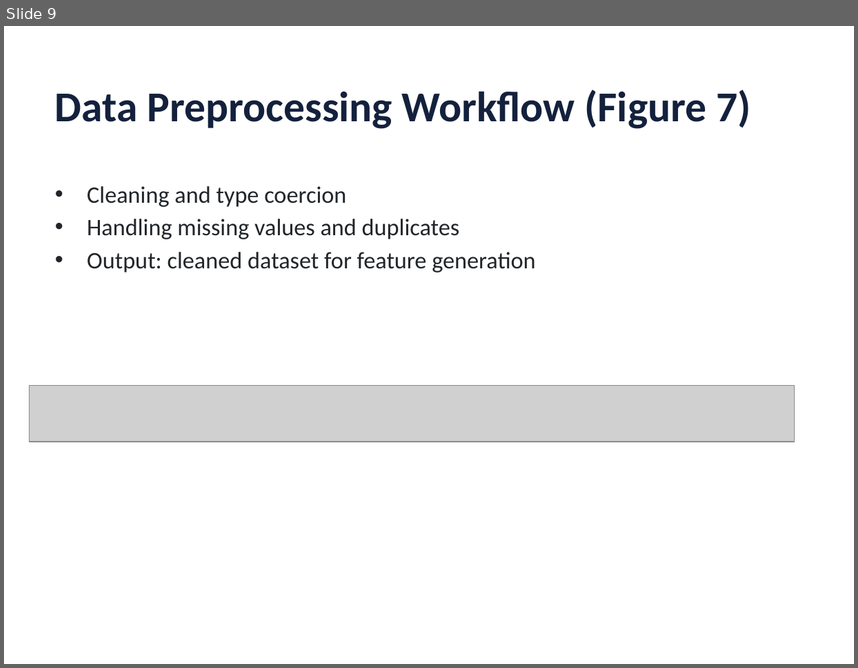
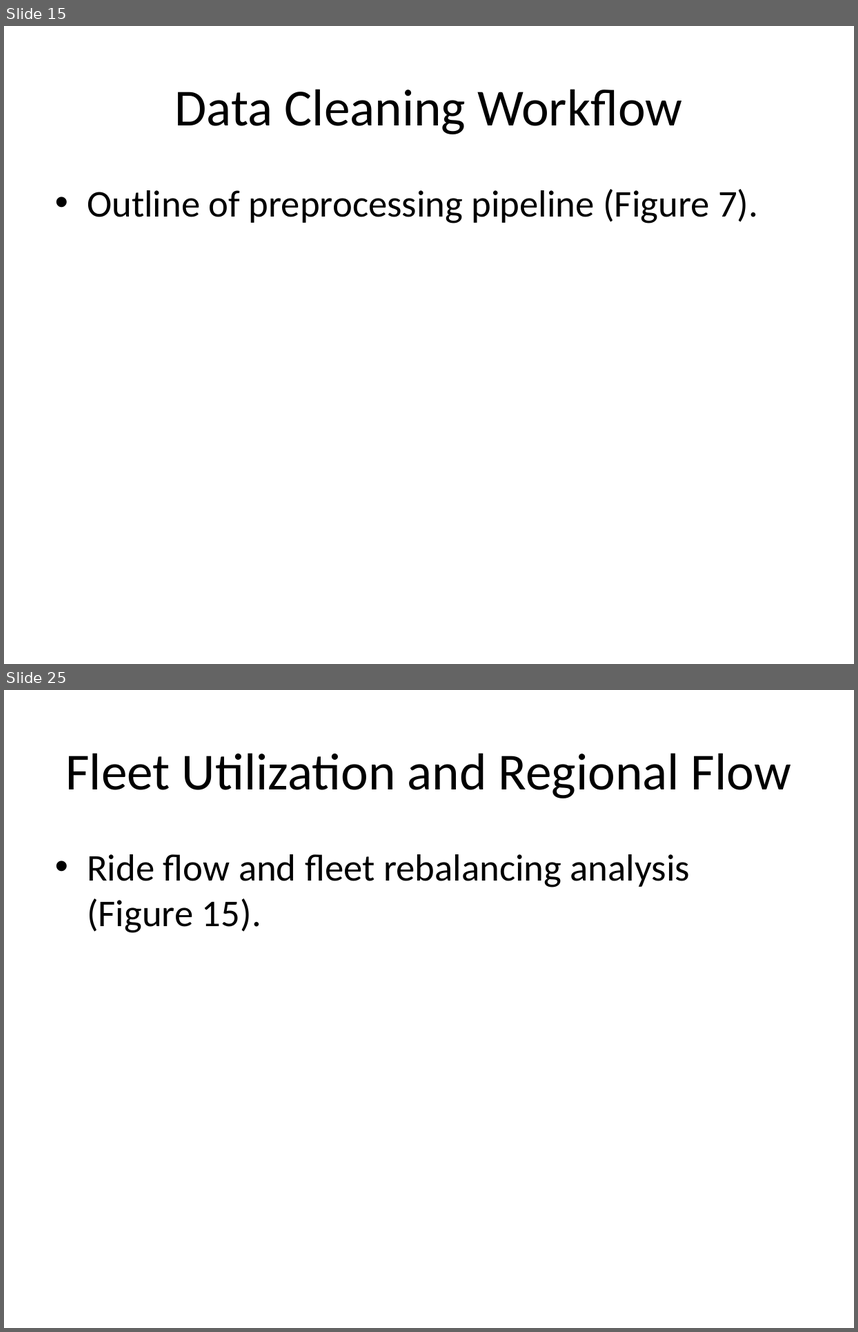
Before and after one commit to kangss1/Project-Uber, a slide deck: Thesis/Machine_Learning_Based_Forecasting_RideHailing_DelhiNCR.pptx. Shown one above the other, each under a label of ours: slide 9 before the commit, slides 15 and 25 after it; the slides between them are not shown. The pictures are 858x668 and 858x1332 pixels, drawn with LibreOffice and Linux fonts; fonts in the diff are those of the drawing; grey boxes stand for pictures. Boxes give left, top, right and bottom in pixels: in the first picture for what was removed or moved away, otherwise in the second. Text is boxed around its words. In the diff, an @@ line names an element or a change of style, - is before the commit and + after.

```diff
--- a/Thesis/Machine_Learning_Based_Forecasting_RideHailing_DelhiNCR.pptx
+++ b/Thesis/Machine_Learning_Based_Forecasting_RideHailing_DelhiNCR.pptx
@@ slide 25 added at [4,690,854,1328], background #FFFFFF @@
@@ title added at [65,753,791,798], 44 pt, text #000000 @@
+Fleet Utilization and Regional Flow
@@ text added at [87,854,690,933], 32 pt, text #000000 @@
+• Ride flow and fleet rebalancing analysis (Figure 15).
@@ what was slide 9 is now slide 15 @@
@@ slide 15 changed as well @@
@@ title at [175,89,682,134]: text changed; size 36 to 44 pt; text colour #14213D to #000000; bold off @@
-Data Preprocessing Workflow (Figure 7)
+Data Cleaning Workflow
@@ text at [87,189,758,223]: text changed; size 20 to 32 pt; text colour #212529 to #000000 @@
-• Cleaning and type coercion
-• Handling missing values and duplicates
-• Output: cleaned dataset for feature generation
+• Outline of preprocessing pipeline (Figure 7).
@@ picture removed at [30,385,795,441] @@
```
Also in this commit, not shown: 38 other slides added, 24 slides removed, 12 other files.
